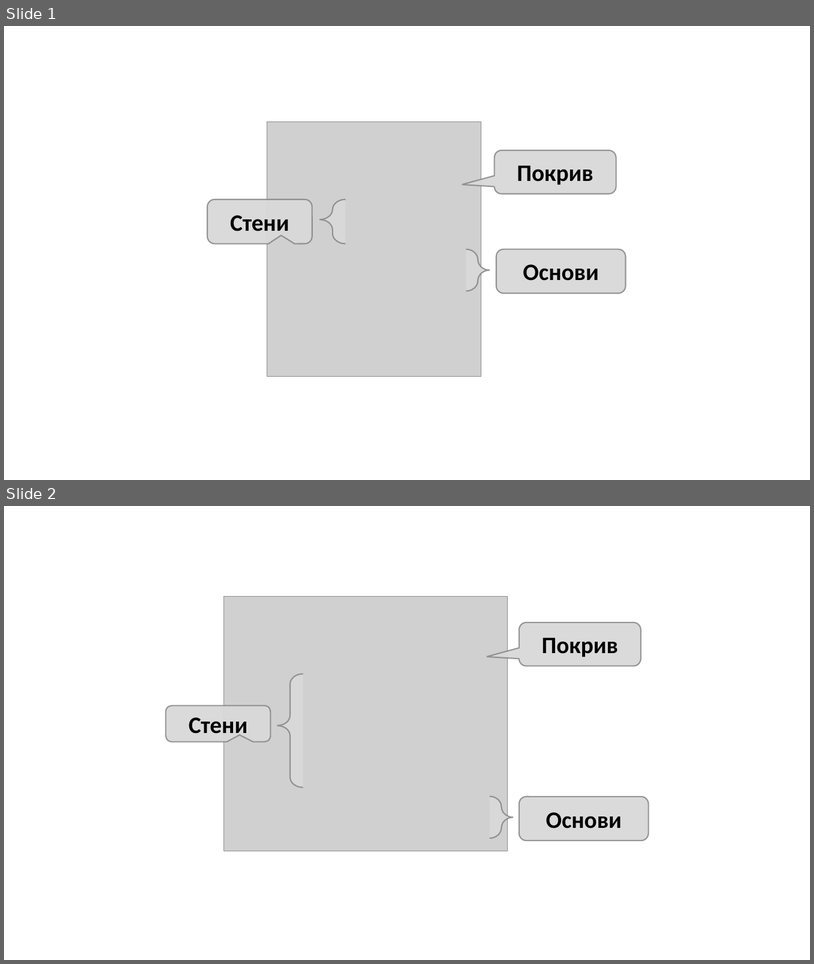
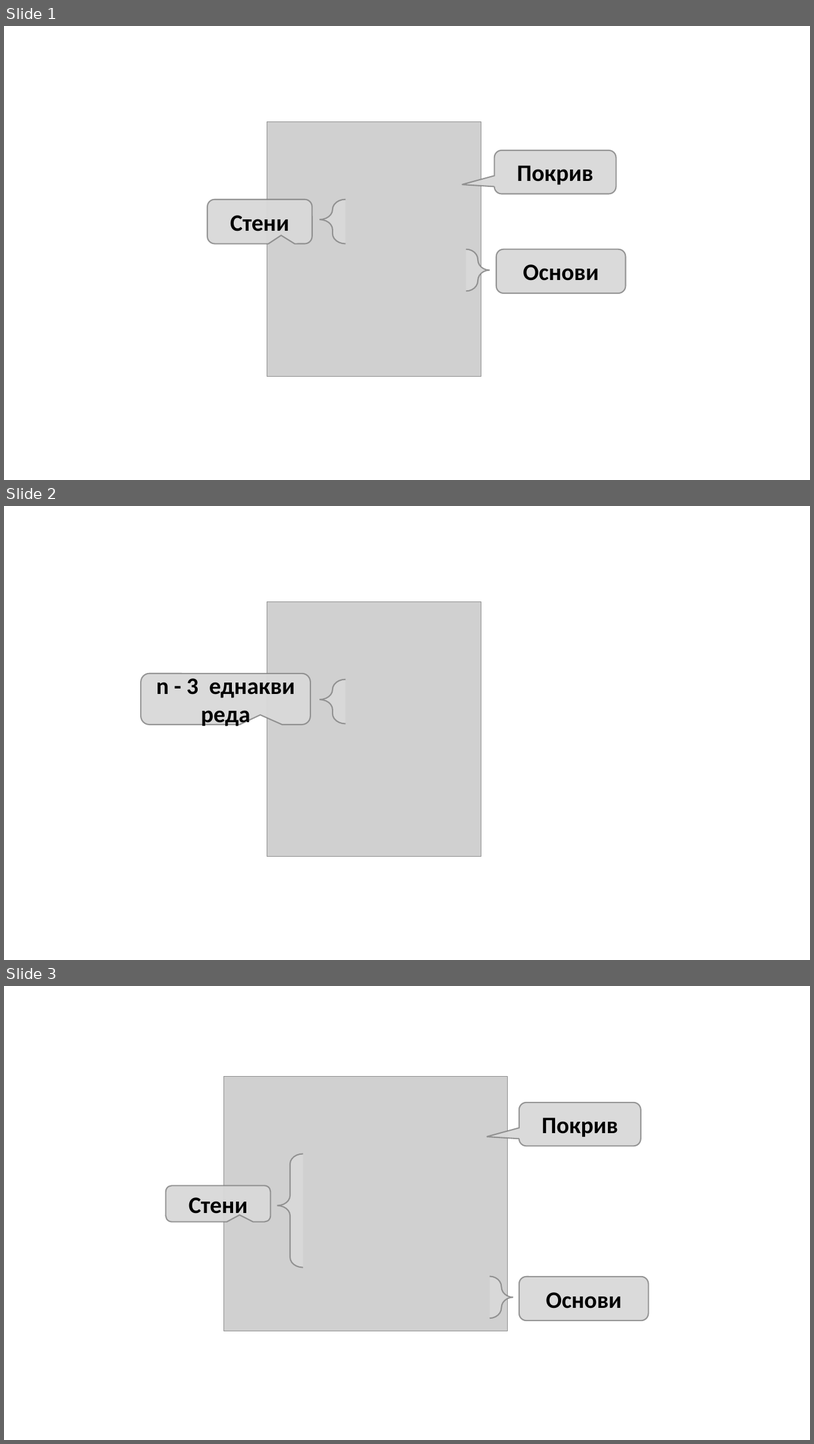
Before and after one commit to SoftUni/Programming-Basics-Book-CSharp-BG, a slide deck: assets/chapter-6-images/chapter-6-images.pptx. Shown one above the other, each under a label of ours: slides 1 and 2 before the commit, slides 1, 2 and 3 after it. The pictures are 814x964 and 814x1444 pixels, drawn with LibreOffice and Linux fonts; fonts in the diff are those of the drawing; grey boxes stand for pictures. Boxes give left, top, right and bottom in pixels: in the first picture for what was removed or moved away, otherwise in the second. Text is boxed around its words. In the diff, an @@ line names an element or a change of style, - is before the commit and + after.

```diff
--- a/assets/chapter-6-images/chapter-6-images.pptx
+++ b/assets/chapter-6-images/chapter-6-images.pptx
@@ slide 2 added at (4, 506, 810, 960), background #FFFFFF @@
@@ picture added at (267, 602, 482, 856) @@
@@ rounded speech box added at (141, 673, 310, 724), fill #D9D9D9 at 95% opacity, outline #808080 1.5 pt, 28 pt, text #000000, bold @@
+n - 3 еднакви реда
@@ left brace added at (320, 679, 346, 723), fill #D9D9D9 at 95% opacity, outline #808080 1.5 pt @@
@@ what was slide 2 is now slide 3 @@
```
Also in this commit, not shown: 4 other slides added, 4 other files.
